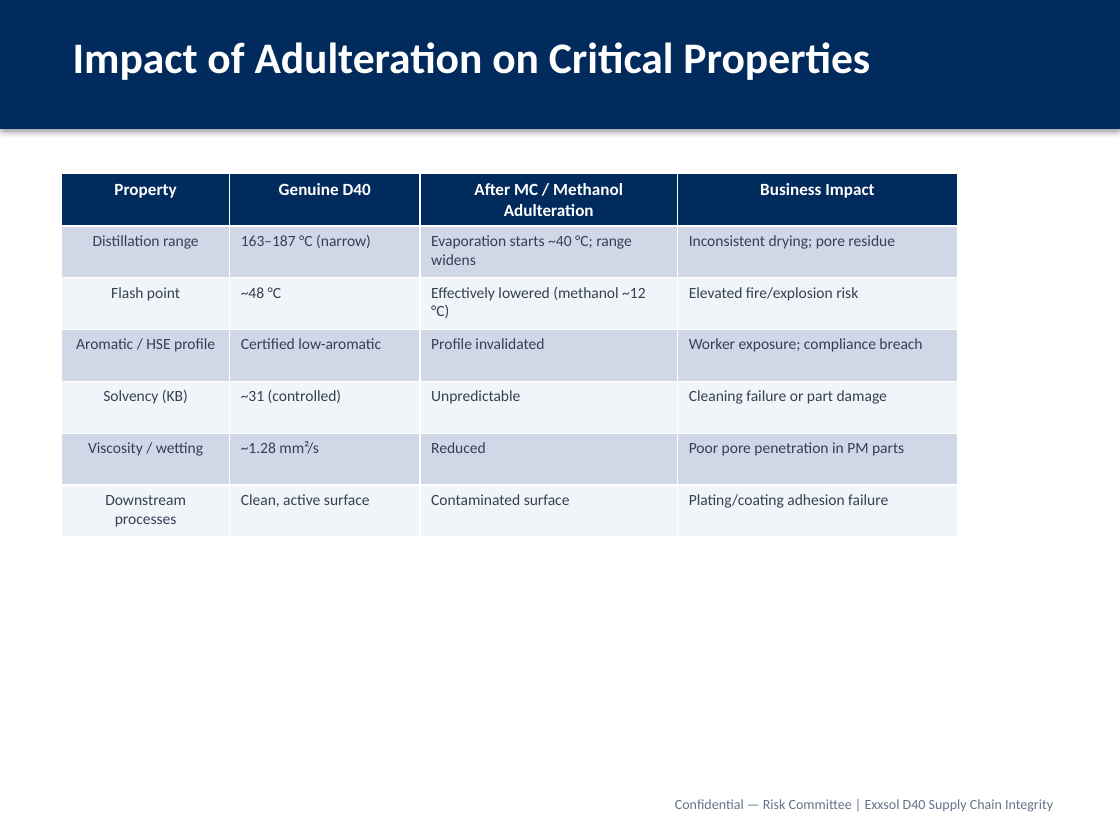
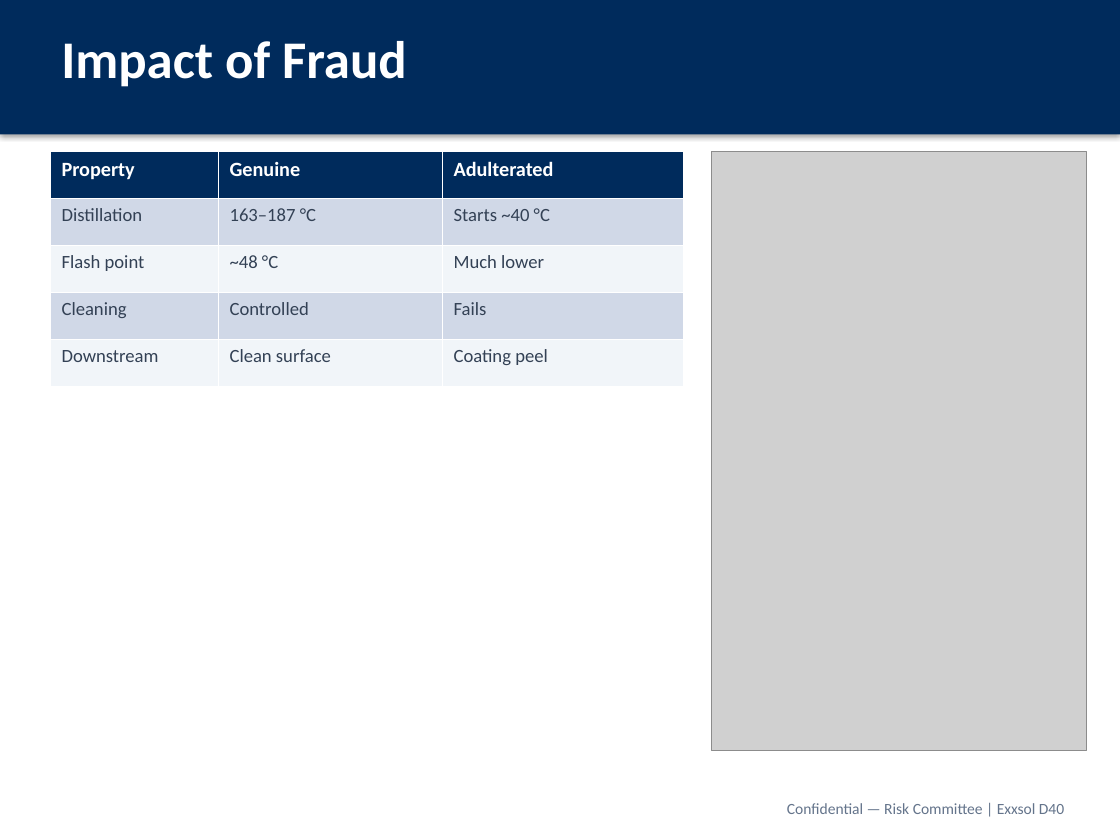
Before and after one commit to rockyforever8-sys/Machine-Learning-Project, a slide deck: slide 11 of presentations/Exxsol_D40_Supply_Chain_Risk_Committee.pptx. Drawn at 1120x840 pixels with LibreOffice and Linux fonts; fonts in the diff are those of the drawing; grey boxes stand for pictures. Boxes give left, top, right and bottom in pixels: in the first picture for what was removed or moved away, otherwise in the second. Text is boxed around its words. In the diff, an @@ line names an element or a change of style, - is before the commit and + after.

```diff
--- a/presentations/Exxsol_D40_Supply_Chain_Risk_Committee.pptx
+++ b/presentations/Exxsol_D40_Supply_Chain_Risk_Committee.pptx
@@ rectangle: place and size @@
-rectangle at <box>0,0,1120,129</box>
+rectangle at <box>0,0,1120,134</box>
@@ text at <box>61,41,407,87</box>: text changed; size 28 to 34 pt @@
-Impact of Adulteration on Critical Properties
+Impact of Fraud
@@ table added at <box>50,151,683,386</box>, 5 rows, 3 columns @@
+Property | Genuine | Adulterated
+Distillation | 163–187 °C | Starts ~40 °C
+Flash point | ~48 °C | Much lower
+Cleaning | Controlled | Fails
+Downstream | Clean surface | Coating peel
@@ table removed at <box>62,174,958,536</box>, 7 rows, 4 columns @@
-Property | Genuine D40 | After MC / Methanol Adulteration | Business Impact
-Distillation range | 163–187 °C (narrow) | Evaporation starts ~40 °C; range widens | Inconsistent drying; pore residue
-Flash point | ~48 °C | Effectively lowered (methanol ~12 °C) | Elevated fire/explosion risk
-Aromatic / HSE profile | Certified low-aromatic | Profile invalidated | Worker exposure; compliance breach
-Solvency (KB) | ~31 (controlled) | Unpredictable | Cleaning failure or part damage
-Viscosity / wetting | ~1.28 mm²/s | Reduced | Poor pore penetration in PM parts
-Downstream processes | Clean, active surface | Contaminated surface | Plating/coating adhesion failure
@@ picture added at <box>711,151,1086,750</box> @@
@@ text at <box>787,803,1064,814</box>: text changed; size 9 to 10 pt @@
-Confidential — Risk Committee | Exxsol D40 Supply Chain Integrity
+Confidential — Risk Committee | Exxsol D40
```
Also in this commit, not shown: 16 other slides changed, 2 slides added, 2 slides removed, 21 other files.
